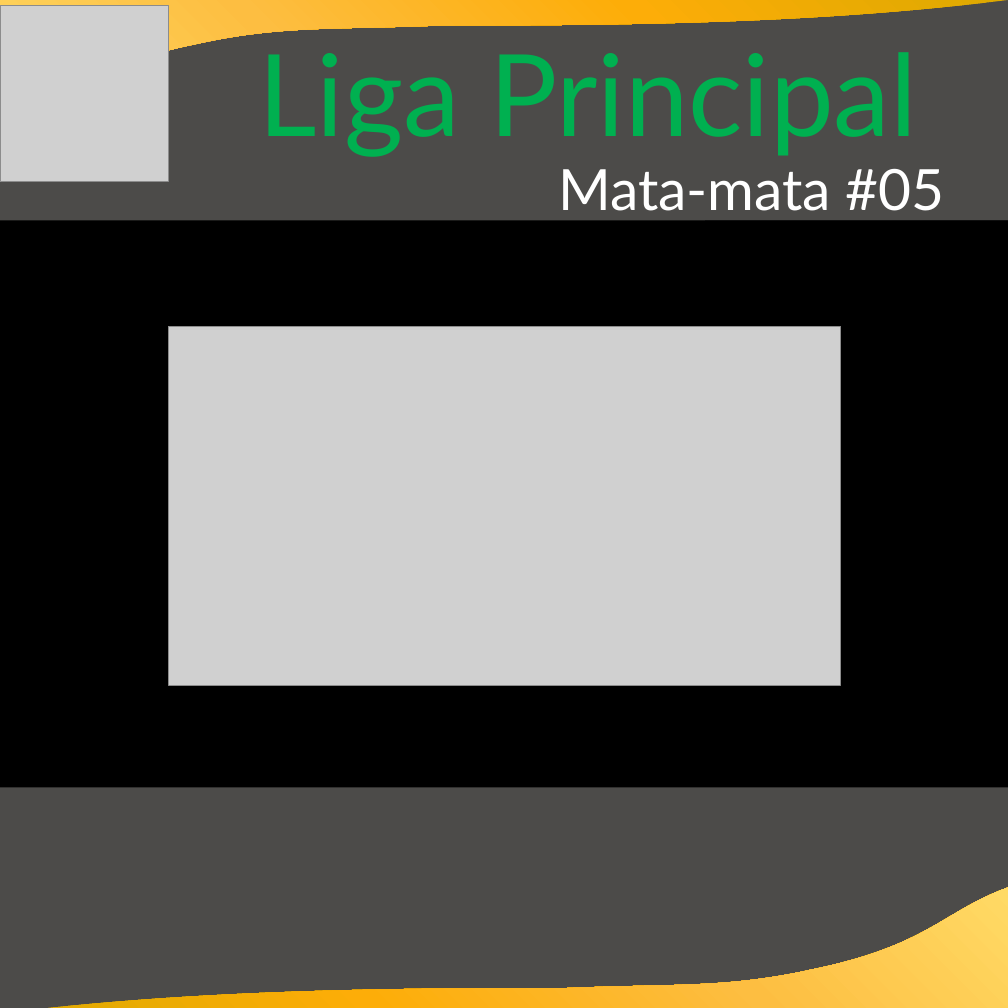
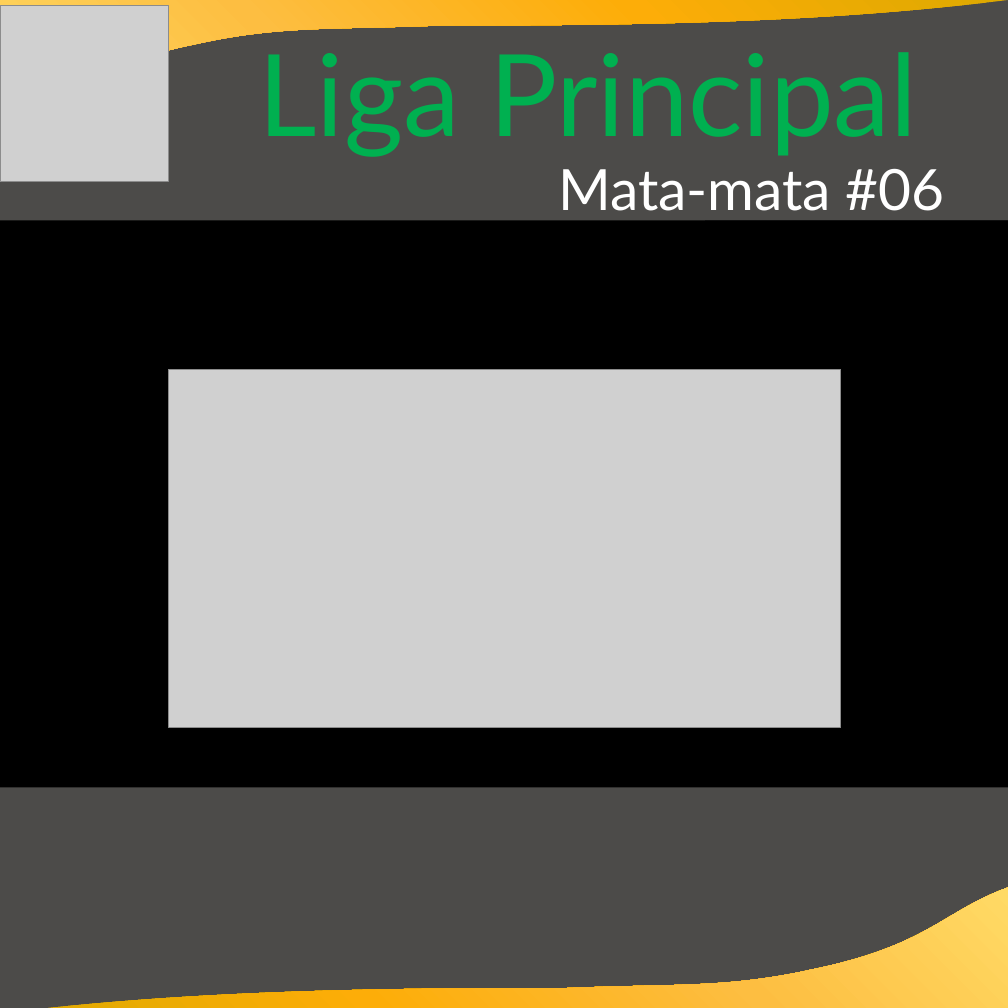
Before and after one commit to cknakayama/automacao_ligaroletarussa2021, a slide deck: slide 8 of Informativos.pptx. Drawn at 1008x1008 pixels with LibreOffice and Linux fonts; fonts in the diff are those of the drawing; grey boxes stand for pictures; background and template pictures are left out. Boxes give left, top, right and bottom in pixels: in the first picture for what was removed or moved away, otherwise in the second. Text is boxed around its words. In the diff, an @@ line names an element or a change of style, - is before the commit and + after.

```diff
--- a/Informativos.pptx
+++ b/Informativos.pptx
@@ text at bbox=[558, 169, 945, 211]: text changed @@
-Mata-mata #05
+Mata-mata #06
@@ picture: place and size @@
-picture at bbox=[169, 326, 841, 685]
+picture at bbox=[169, 369, 841, 727]
```
Also in this commit, not shown: 8 other slides changed, 3 other files.
